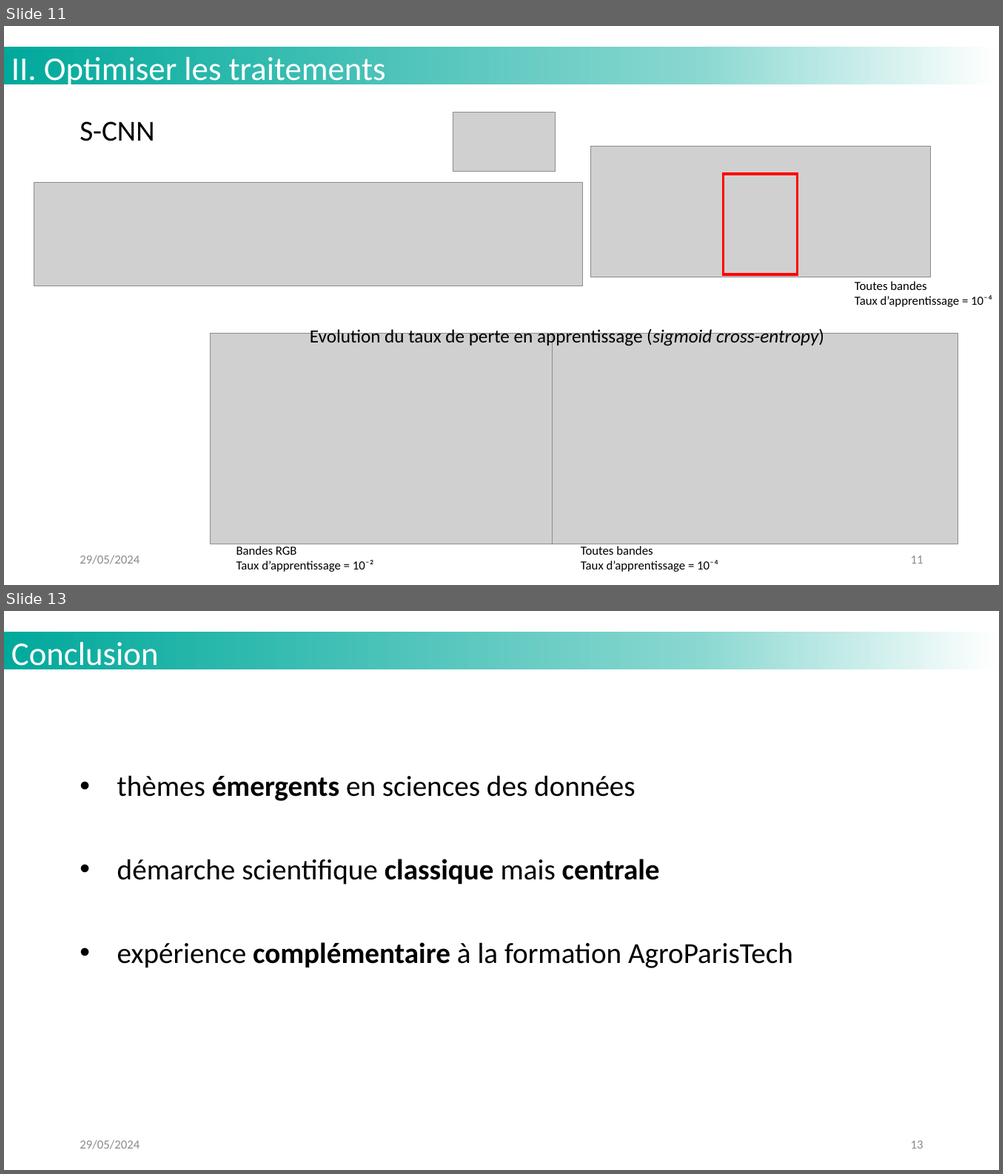
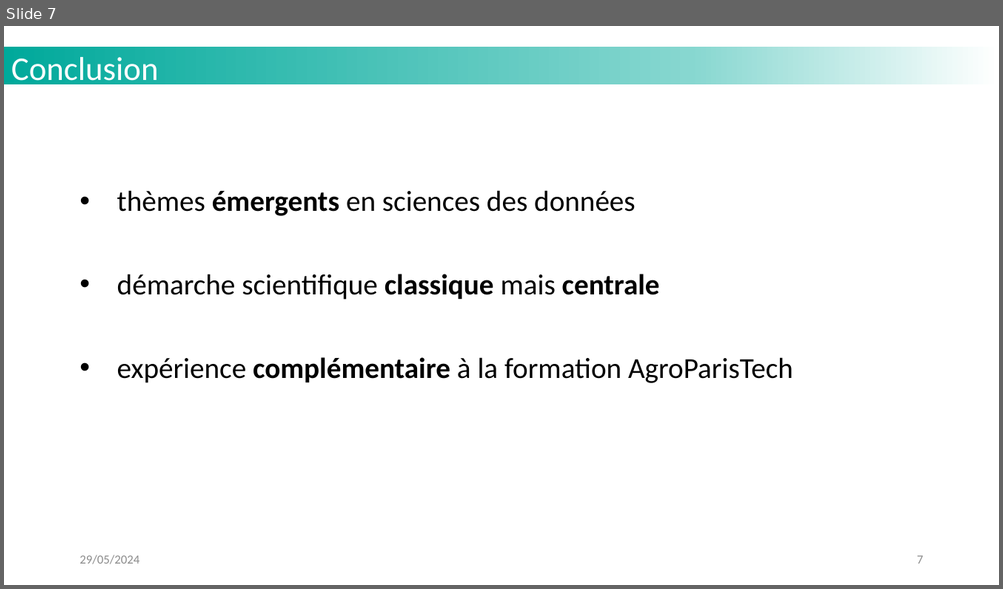
Before and after one commit to MattVerlynde/cahier-labo-stage, a slide deck: static/files_presentation/slides_presentation_these_LISTIC_MVerlynde_2024.pptx. Shown one above the other, each under a label of ours: slides 11 and 13 before the commit, slide 7 after it; the slides between them are not shown. The pictures are 1003x1174 and 1003x589 pixels, drawn with LibreOffice and Linux fonts; fonts in the diff are those of the drawing; grey boxes stand for pictures; background and template pictures are left out. Boxes give left, top, right and bottom in pixels: in the first picture for what was removed or moved away, otherwise in the second. Text is boxed around its words. In the diff, an @@ line names an element or a change of style, - is before the commit and + after.

```diff
--- a/static/files_presentation/slides_presentation_these_LISTIC_MVerlynde_2024.pptx
+++ b/static/files_presentation/slides_presentation_these_LISTIC_MVerlynde_2024.pptx
@@ slide 11 removed at <box>4,26,999,585</box>, background #FFFFFF; not listed: 1 template element that a slide beside it also shows @@
@@ text removed at <box>11,57,386,89</box> @@
-II. Optimiser les traitements
@@ picture removed at <box>453,113,555,172</box> @@
@@ text removed at <box>79,121,154,141</box> @@
-S-CNN
@@ picture removed at <box>590,146,930,278</box> @@
@@ rectangle removed at <box>723,174,797,275</box> @@
@@ picture removed at <box>34,183,582,286</box> @@
@@ text removed at <box>854,281,992,307</box> @@
-Toutes bandes
-Taux d’apprentissage = 10⁻⁴
@@ picture removed at <box>210,334,555,545</box> @@
@@ text removed at <box>310,328,824,348</box> @@
-Evolution du taux de perte en apprentissage (sigmoid cross-entropy)
@@ picture removed at <box>552,334,959,545</box> @@
@@ text removed at <box>79,555,139,565</box> @@
-29/05/2024
@@ text removed at <box>236,546,374,572</box> @@
-Bandes RGB
-Taux d’apprentissage = 10⁻²
@@ text removed at <box>580,546,718,572</box> @@
-Toutes bandes
-Taux d’apprentissage = 10⁻⁴
@@ page number removed at <box>910,556,923,564</box> @@
-11
@@ what was slide 13 is now slide 7 @@
@@ page number at <box>916,556,922,564</box>: text changed @@
-13
+7
```
Also in this commit, not shown: 3 slides changed, 3 slides added, 11 other slides removed, 2 other files.
